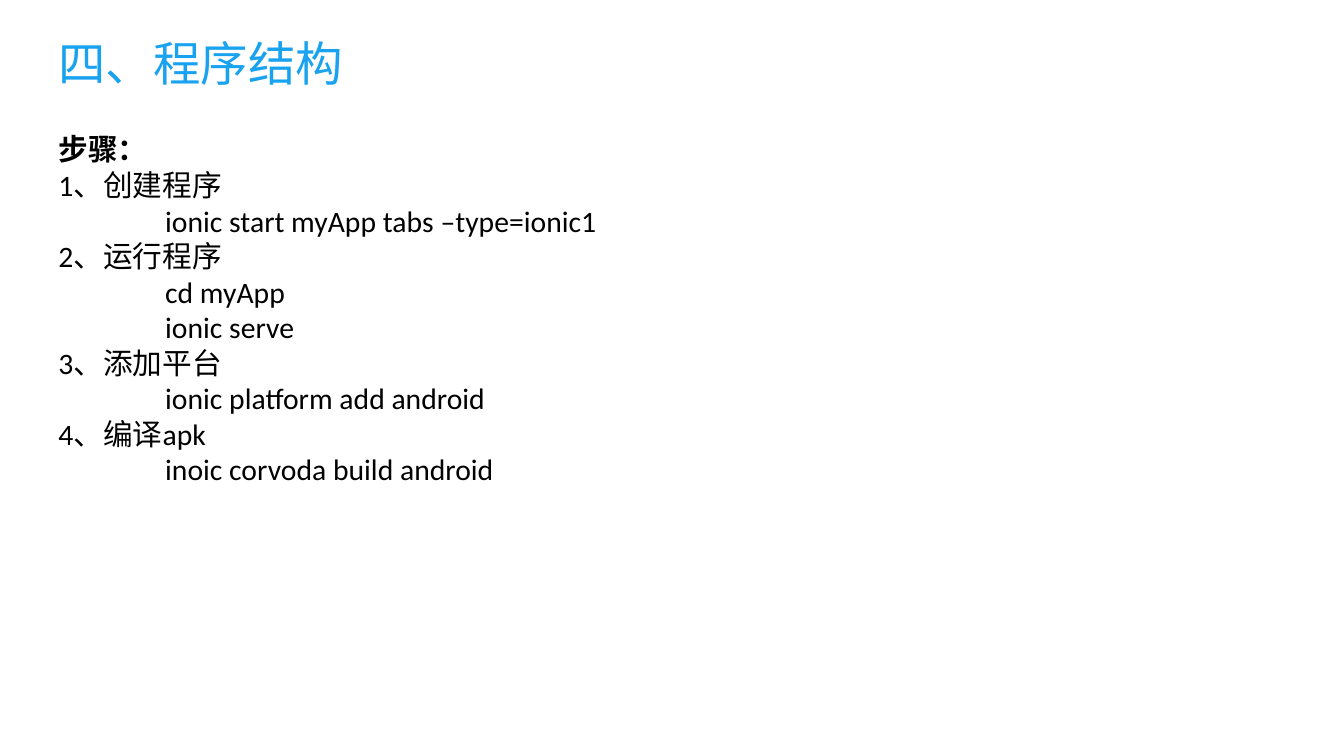
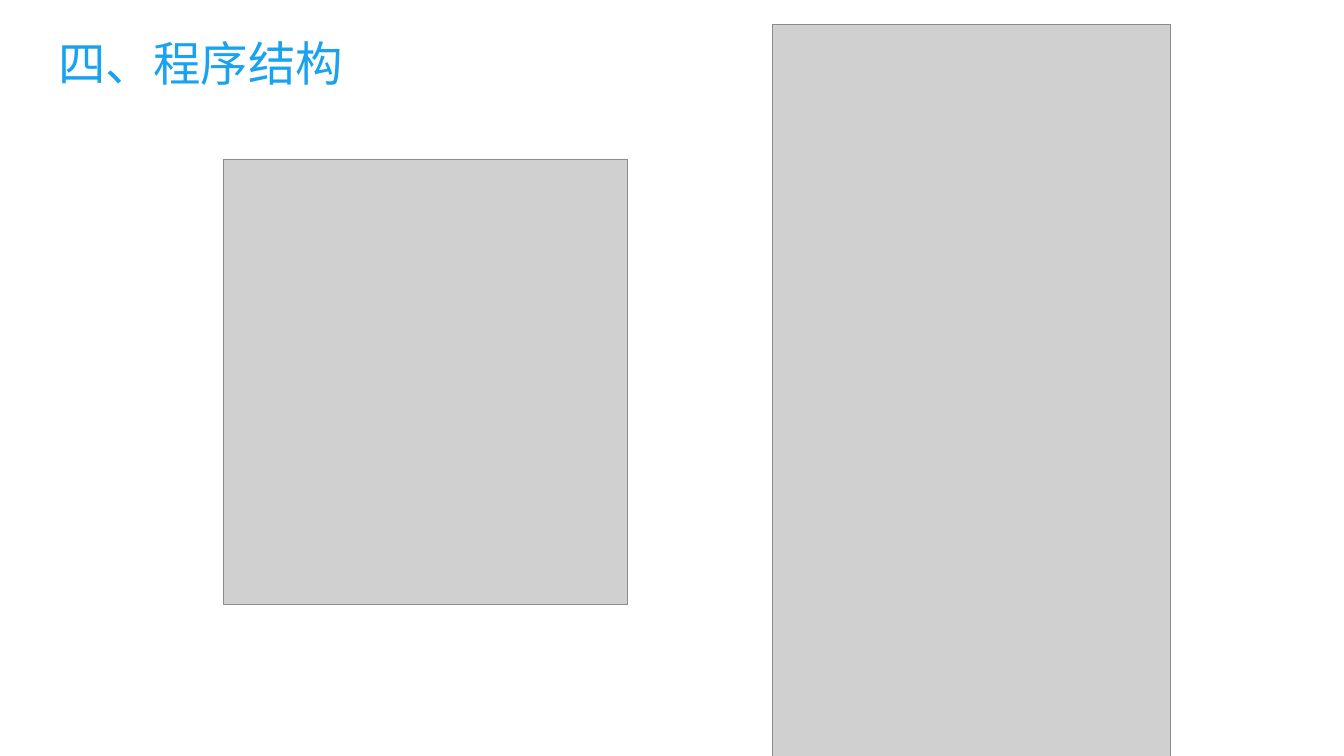
Before and after one commit to kuailewangzi1212/docs, a slide deck: slide 9 of ionic/ionic.pptx (slide 8 before the commit). Drawn at 1344x756 pixels with LibreOffice and Linux fonts; fonts in the diff are those of the drawing; grey boxes stand for pictures. Boxes give left, top, right and bottom in pixels: in the first picture for what was removed or moved away, otherwise in the second. Text is boxed around its words. In the diff, an @@ line names an element or a change of style, - is before the commit and + after.

Commit message:
windows ionic dev build

```diff
--- a/ionic/ionic.pptx
+++ b/ionic/ionic.pptx
@@ picture added at box(773, 25, 1171, 756) @@
@@ text removed at box(58, 134, 597, 481) @@
-步骤：
-1、创建程序
-ionic start myApp tabs –type=ionic1
-2、运行程序
-cd myApp
-ionic serve
-3、添加平台
-ionic platform add android
-4、编译apk
-inoic corvoda build android
@@ picture added at box(223, 160, 627, 606) @@
```
Also in this commit, not shown: 3 other slides changed, 5 slides added, 1 slide removed, 3 other files.
